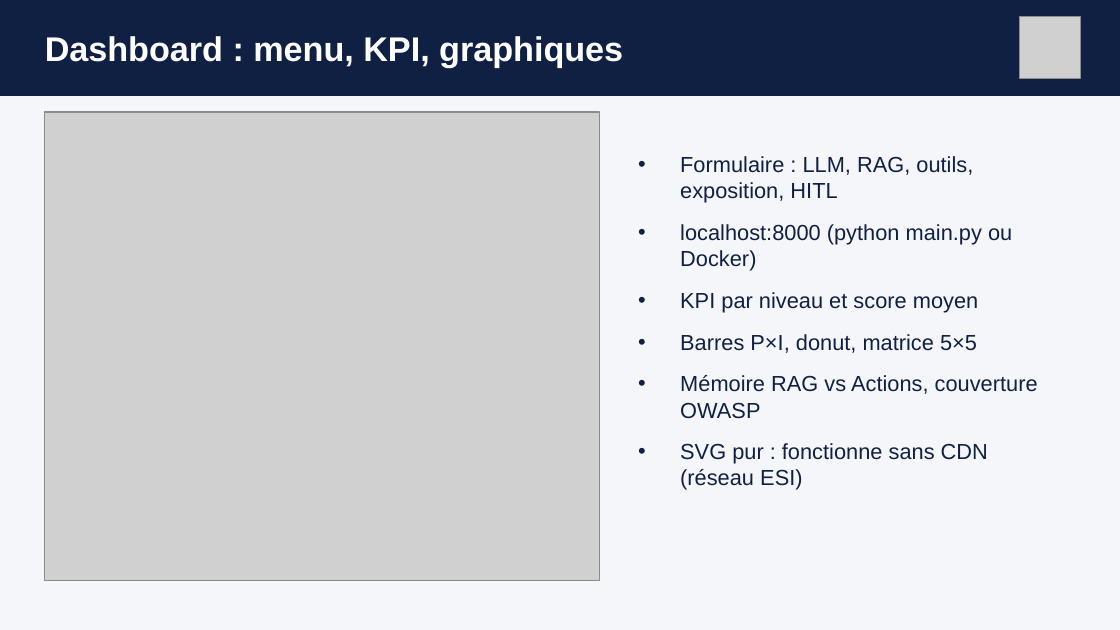
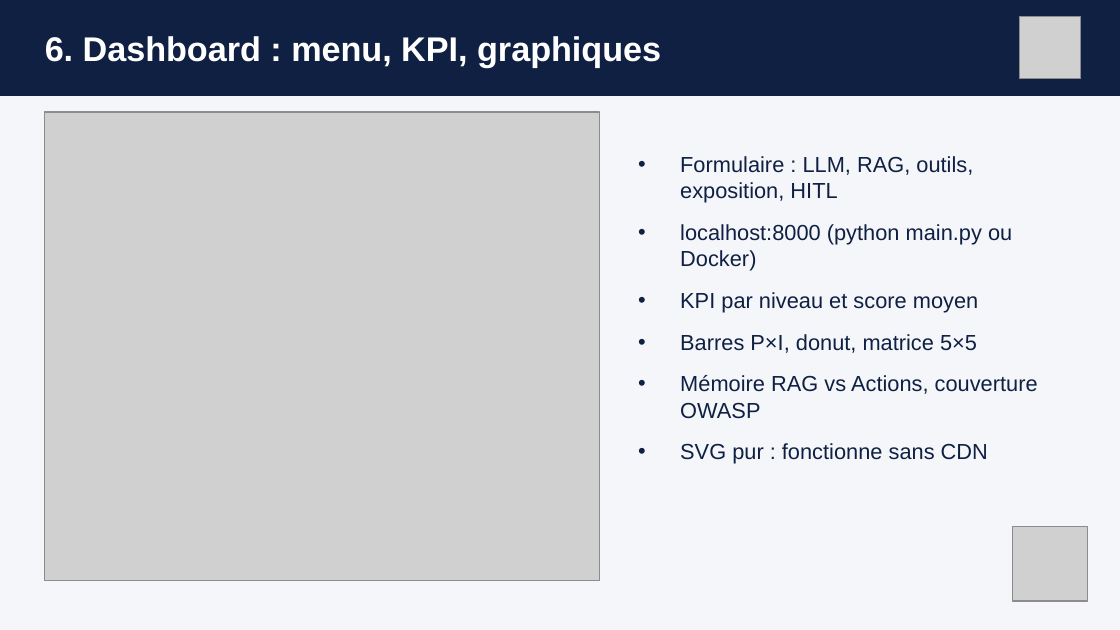
Before and after one commit to kamalelafoui/AI_projet_jour26, a slide deck: slide 7 of docs/Presentation_j26_Threat_Modeling.pptx. Drawn at 1120x630 pixels with LibreOffice and Linux fonts; fonts in the diff are those of the drawing; grey boxes stand for pictures. Boxes give left, top, right and bottom in pixels: in the first picture for what was removed or moved away, otherwise in the second. Text is boxed around its words. In the diff, an @@ line names an element or a change of style, - is before the commit and + after.

```diff
--- a/docs/Presentation_j26_Threat_Modeling.pptx
+++ b/docs/Presentation_j26_Threat_Modeling.pptx
@@ text at [45, 36, 661, 68]: text changed @@
-Dashboard : menu, KPI, graphiques
+6. Dashboard : menu, KPI, graphiques
@@ text at [680, 443, 988, 464]: text changed @@
-• SVG pur : fonctionne sans CDN (réseau ESI)
+• SVG pur : fonctionne sans CDN
@@ picture added at [1012, 526, 1088, 601] @@
```
Also in this commit, not shown: 6 other slides changed, 1 slide added, 1 slide removed, 5 other files.
